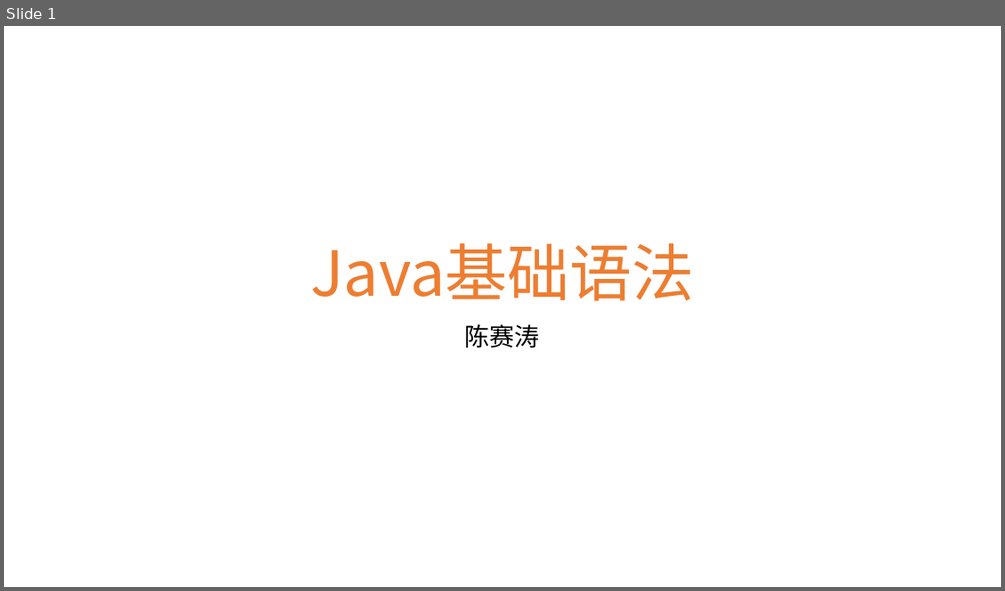
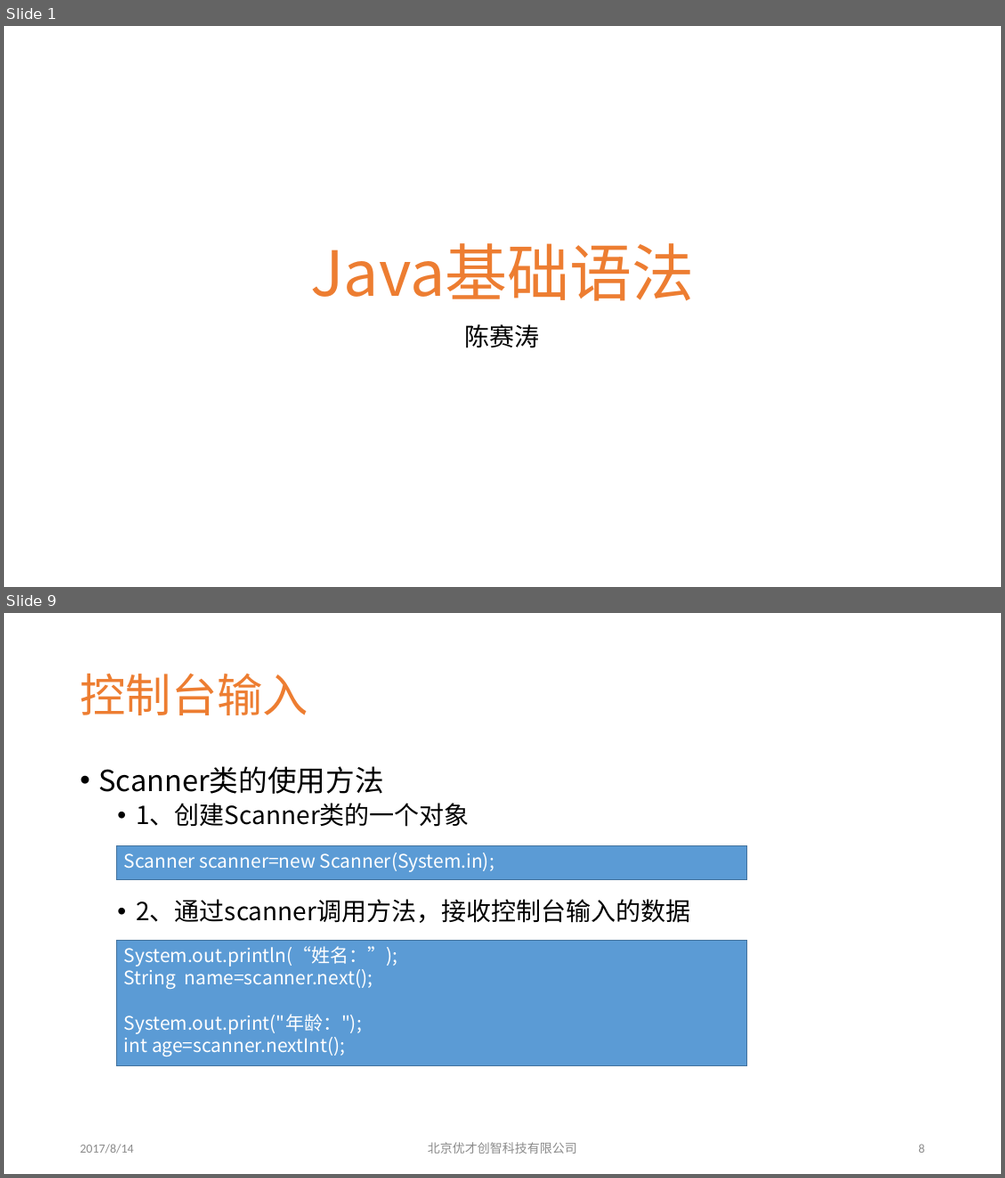
Before and after one commit to clawpo/doc, a slide deck: 第02章Java基础语法.pptx. Shown one above the other, each under a label of ours: slide 1 before the commit, slides 1 and 9 after it; the slides between them are not shown. The pictures are 1005x591 and 1005x1178 pixels, drawn with LibreOffice and Linux fonts; fonts in the diff are those of the drawing; background and template pictures are left out. Boxes give left, top, right and bottom in pixels: in the first picture for what was removed or moved away, otherwise in the second. Text is boxed around its words. In the diff, an @@ line names an element or a change of style, - is before the commit and + after.

```diff
--- a/第02章Java基础语法.pptx
+++ b/第02章Java基础语法.pptx
@@ slide 9 added at box(4, 613, 1001, 1174), background picture (left out) @@
@@ title added at box(80, 674, 308, 715), 44 pt, text #ED7D31 @@
+控制台输入
@@ text added at box(98, 766, 690, 923), 24 pt, text #000000 @@
+• Scanner类的使用方法
+  • 1、创建Scanner类的一个对象
+  • 2、通过scanner调用方法，接收控制台输入的数据
@@ rectangle added at box(117, 845, 747, 879), fill #5B9BD5, outline #43739E 1 pt, 18 pt, text #FFFFFF @@
+Scanner scanner=new Scanner(System.in);
@@ rectangle added at box(117, 941, 747, 1066), fill #5B9BD5, outline #43739E 1 pt, 18 pt, text #FFFFFF @@
+System.out.println(“姓名：”);
+String name=scanner.next();
+System.out.print("年龄：");
+int age=scanner.nextInt();
@@ text added at box(80, 1143, 133, 1153), 12 pt, text #8C8C8C @@
+2017/8/14
@@ text added at box(428, 1142, 577, 1153), 12 pt, text #8C8C8C @@
+北京优才创智科技有限公司
@@ page number added at box(918, 1143, 924, 1152), 12 pt, text #8C8C8C @@
+8
```
Also in this commit, not shown: 46 slides changed, 12 other slides added.
